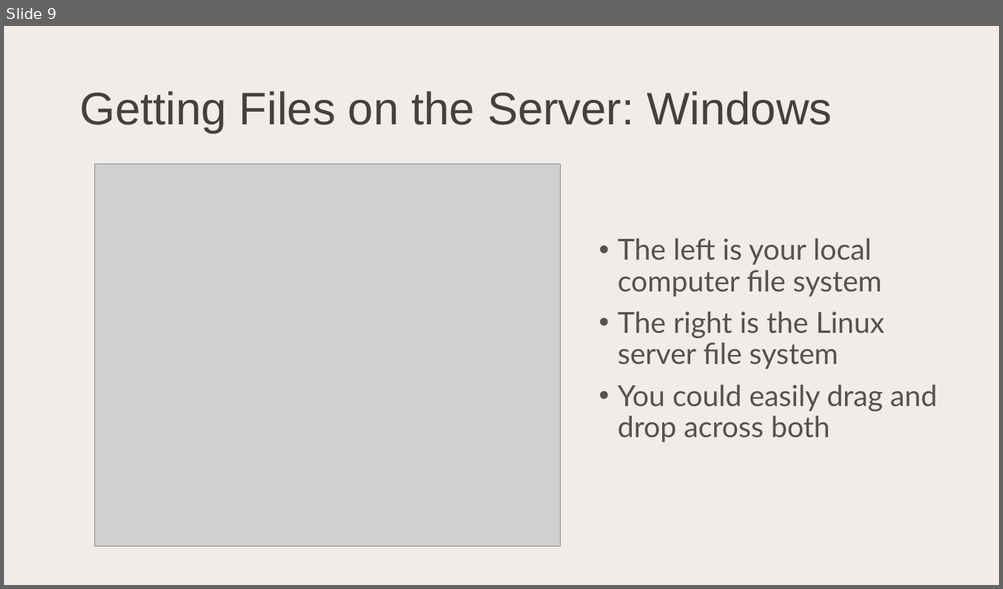
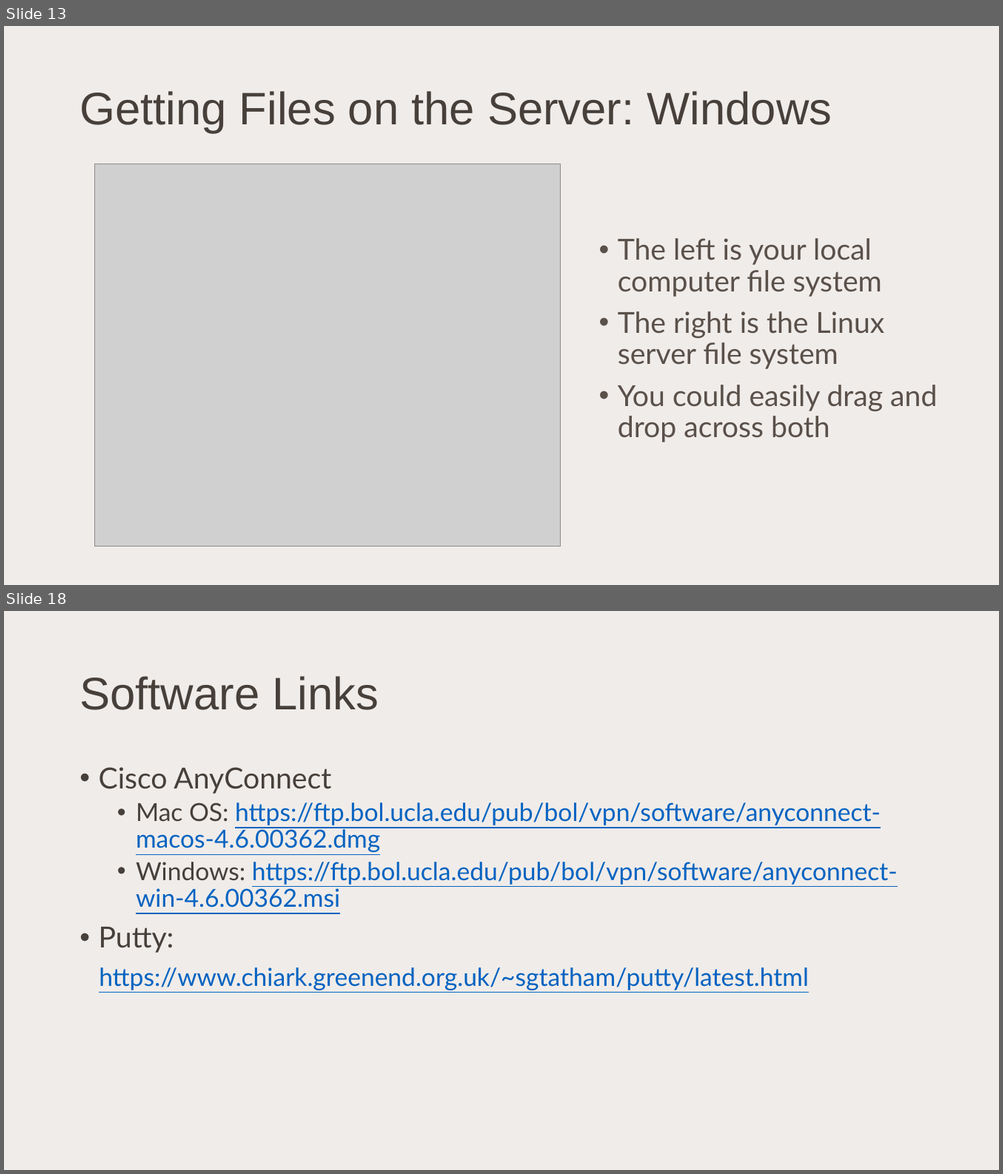
Before and after one commit to kyleromero98/Code-Camp, a slide deck: Week-3/Using the Linux Servers.pptx. Shown one above the other, each under a label of ours: slide 9 before the commit, slides 13 and 18 after it; the slides between them are not shown. The pictures are 1003x589 and 1003x1174 pixels, drawn with LibreOffice and Linux fonts; fonts in the diff are those of the drawing; grey boxes stand for pictures. Boxes give left, top, right and bottom in pixels: in the first picture for what was removed or moved away, otherwise in the second. Text is boxed around its words. In the diff, an @@ line names an element or a change of style, - is before the commit and + after.

```diff
--- a/Week-3/Using the Linux Servers.pptx
+++ b/Week-3/Using the Linux Servers.pptx
@@ slide 18 added at [4, 611, 999, 1170], background #F0ECE9 @@
@@ title added at [79, 676, 378, 710], 44 pt, text #463F3A @@
+Software Links
@@ text added at [99, 767, 897, 991], 24 pt, text #0563C1, underline @@
+• Cisco AnyConnect
+  • Mac OS: https://ftp.bol.ucla.edu/pub/bol/vpn/software/anyconnect-macos-4.6.00362.dmg
+  • Windows: https://ftp.bol.ucla.edu/pub/bol/vpn/software/anyconnect-win-4.6.00362.msi
+• Putty:
+https://www.chiark.greenend.org.uk/~sgtatham/putty/latest.html
@@ what was slide 9 is now slide 13 @@
```
Also in this commit, not shown: 5 slides changed, 7 other slides added.
